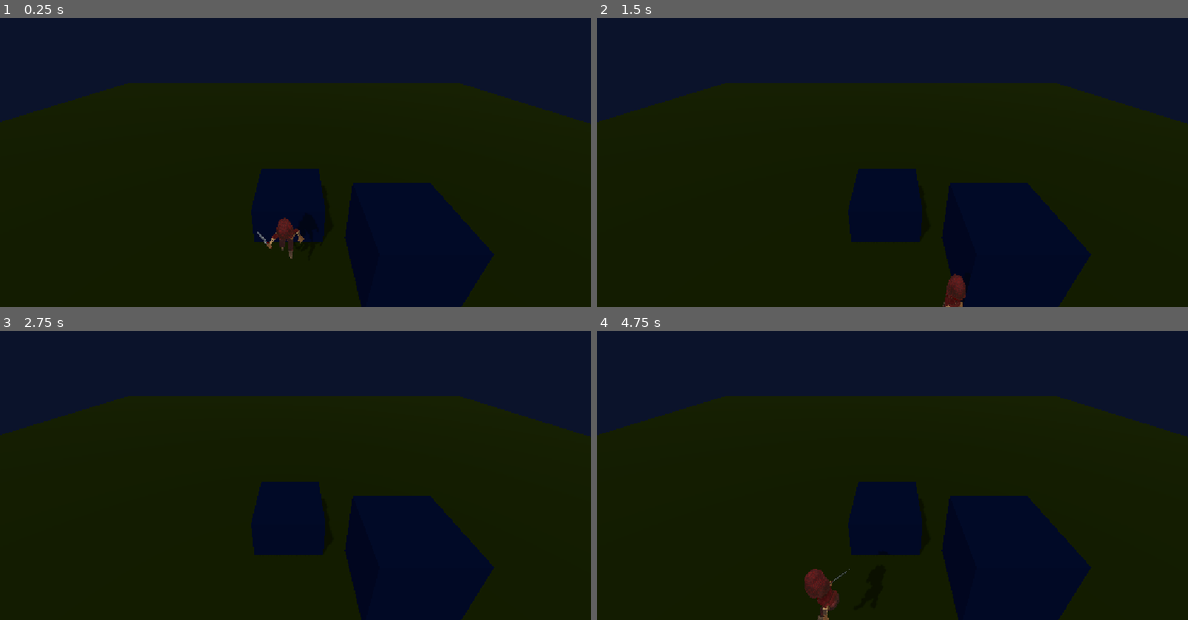
Above: before the commit, frames 1-4 (two rows, left to right).
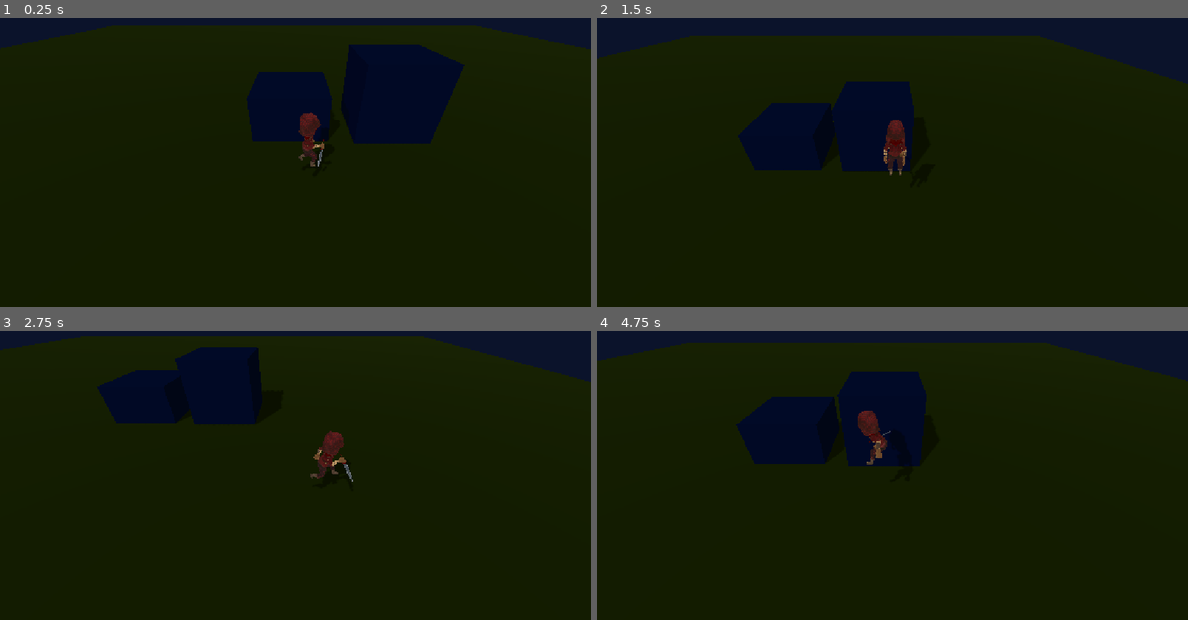
Above: after the commit, the same moments.

Repository: Anngiw/Proyectos-Talleres-Juegos
Game: Godot game, scene res://scenes/world/world.tscn
Same seed, same stepped clock (60 frames per second), same inputs: the game is played once before the commit and once after it.
Inputs:
- Up to frame 1 (0.25 s): no input
- Up to frame 2 (1.5 s): hold D (move_right) 0.53-1.28 s; hold Shift (correr, bound only after the commit) 0.53-1.28 s; tap Space (saltar) at 0.77 s; hold S (move_down) from 1.28 s (still down); tap Shift (correr, bound only after the commit) at 1.35 s
- Up to frame 3 (2.75 s): tap Space (saltar) at 1.52 s; release S (move_down) at 2.03 s; hold D (move_right) from 2.03 s (still down); hold Shift (correr, bound only after the commit) from 2.03 s (still down)
- Up to frame 4 (4.75 s): release D (move_right) at 2.78 s; release Shift (correr, bound only after the commit) at 2.78 s; hold W (move_up) 2.78-3.53 s; tap Shift (correr, bound only after the commit) at 2.85, 4.35 s; tap Space (saltar) at 3.02, 3.77, 4.52 s; hold Shift (correr, bound only after the commit) 3.53-4.28 s; hold A (move_left) from 3.53 s (still down)

The runs differ from the first frame. In frame 1, 36% of the frame differs, in the area x 0-100%, y 2-100%; in frame 2, 35%; in frame 3, 32%; in frame 4, 36%, in the area x 0-100%, y 4-100%.

Commit message:
T7 N2 - Parametros de movimiento, arranque, frenado y salto optimizados

Diff:
--- a/project.godot
+++ b/project.godot
@@ -51,6 +51,11 @@
 "events": [Object(InputEventKey,"resource_local_to_scene":false,"resource_name":"","device":-1,"window_id":0,"alt_press …(191 unchanged characters)…
 ]
 }
+correr={
+"deadzone": 0.2,
+"events": [Object(InputEventKey,"resource_local_to_scene":false,"resource_name":"","device":-1,"window_id":0,"alt_pressed":false,"shift_pressed":false,"ctrl_pressed":false,"meta_pressed":false,"pressed":false,"keycode":0,"physical_keycode":4194325,"key_label":0,"unicode":0,"location":0,"echo":false,"script":null)
+]
+}
 
 [physics]
 
--- a/scenes/characters/personaje.gd
+++ b/scenes/characters/personaje.gd
@@ -1,14 +1,18 @@
 extends CharacterBody3D
 
-@export var speed: float = 5.0
+@export var camara: Camera3D
+@export var speed_caminar: float = 2.5
+@export var speed_correr: float = 5.0
+@export var tiempo_arranque: float = 0.25
 @export var gravedad: float = 20.0
 @export var altura_salto: float = 1.5
 @onready var anim = $Modelo/Rogue/AnimationPlayer
 
-# Enchufes: otros scripts (las acciones del juego) cambian estas tres variables.
+# Enchufes: otros scripts (las acciones del juego) cambian estas variables.
 var multiplicador = 1.0     # 1 = rapidez normal, 0.5 = la mitad, 0 = quieto
 var empuje = Vector3.ZERO   # velocidad extra en m/s (dash, retroceso)
 var accion = ""             # animación de la acción; "" = ninguna
+var avance = Vector3.ZERO   # [NOTA ASIGNADA POR CAMBIO DE DISEÑO 2.5D A 3.0D] La parte de la velocidad que dan las teclas[cite: 11]
 
 
 func _physics_process(delta):
@@ -18,28 +22,38 @@
 	elif Input.is_action_just_pressed("saltar"):
 		velocity.y = sqrt(2 * gravedad * altura_salto)
 
-	# --- Movimiento en X y Z (Ejes horizontales) -----------------------------
+	# --- Movimiento en X y Z con Cámara, Correr, Arranque y Frenado --------
 	var entrada = Input.get_vector("move_left", "move_right", "move_up", "move_down")
-	var direccion = Vector3(entrada.x, 0.0, entrada.y)
 
-	velocity.x = direccion.x * speed * multiplicador + empuje.x
-	velocity.z = direccion.z * speed * multiplicador + empuje.z
+	var giro_cam = camara.global_rotation.y if camara else 0.0
+	var direction = Vector3(entrada.x, 0.0, entrada.y).rotated(Vector3.UP, giro_cam).normalized()
 
-	# --- Rotación suave hacia donde camina -----------------------------------
-	var se_mueve := direccion != Vector3.ZERO and multiplicador > 0.0
-	if se_mueve:
-		var objetivo := atan2(direccion.x, direccion.z)
-		rotation.y = objetivo
+	var corre = Input.is_action_pressed("correr")
+	var speed = speed_correr if corre else speed_caminar
+
+	var objetivo = direction * speed * multiplicador
+	var paso = (speed / tiempo_arranque) * delta
+
+	avance = avance.move_toward(objetivo, paso)
+
+	velocity.x = avance.x + empuje.x
+	velocity.z = avance.z + empuje.z
+
+	# --- Rotación suave hacia donde camina según la cámara -------------------
+	if direction.length() > 0:
+		basis = Basis.looking_at(direction)
 
 	# --- Control de Animaciones ----------------------------------------------
 	if accion != "":
 		anim.play(accion)
 	elif not is_on_floor():
 		anim.play("Roll" if velocity.y > 0 else "Idle")
-	elif se_mueve:
-		anim.play("Walk")
+	elif avance.length() > speed_caminar + 0.1:
+		anim.play("Run") #Animación de correr / sprint
+	elif avance.length() > 0.1:
+		anim.play("Walk") #Animación de caminar
 	else:
-		anim.play("Idle")
+		anim.play("Idle") #Quieto
 
 	move_and_slide()
 	_prueba()
@@ -107,7 +121,7 @@
 
 func _resumen():
 	var t = "posición " + str(global_position.snappedf(0.01))
-	t += " · rapidez " + str(snappedf(absf(velocity.x), 0.01))
+	t += " · rapidez " + str(snappedf(avance.length(), 0.01))
 	t += " · y " + str(snappedf(global_position.y, 0.01))
 	t += " · animación " + str(anim.current_animation)
 	for nodo in _con_estado():
--- a/scenes/characters/personaje.tscn
+++ b/scenes/characters/personaje.tscn
@@ -1,20 +1,25 @@
-[gd_scene load_steps=4 format=3]
+[gd_scene format=3 uid="uid://2f31l2kl22ts"]
 
-[ext_resource type="Script" path="res://scenes/characters/personaje.gd" id="1_script"]
-[ext_resource type="PackedScene" path="res://assets/characters/seekers/glTF-20261028T010738Z-1-001/glTF/Rogue.gltf" id="2_rogue"]
+[ext_resource type="Script" uid="uid://cew1xkskbk0p1" path="res://scenes/characters/personaje.gd" id="1_script"]
+[ext_resource type="PackedScene" uid="uid://65c1udijd0dn" path="res://assets/characters/seekers/glTF-20261028T010738Z-1-001/glTF/Rogue.gltf" id="2_rogue"]
 
 [sub_resource type="CapsuleShape3D" id="CapsuleShape3D_rogue"]
 radius = 0.4
 height = 1.8
 
-[node name="Personaje" type="CharacterBody3D"]
+[node name="Personaje" type="CharacterBody3D" unique_id=1743000221]
 script = ExtResource("1_script")
+speed_caminar = 3.5
+speed_correr = 6.0
+tiempo_arranque = 0.18
+gravedad = 14.0
+altura_salto = 1.8
 
-[node name="CollisionShape3D" type="CollisionShape3D" parent="."]
+[node name="CollisionShape3D" type="CollisionShape3D" parent="." unique_id=758470372]
 transform = Transform3D(1, 0, 0, 0, 1, 0, 0, 0, 1, 0, 0.9, 0)
 shape = SubResource("CapsuleShape3D_rogue")
 
-[node name="Modelo" type="Node3D" parent="."]
+[node name="Modelo" type="Node3D" parent="." unique_id=1040158769]
 
-[node name="Rogue" parent="Modelo" instance=ExtResource("2_rogue")]
-transform = Transform3D(0.6, 0, 0, 0, 0.6, 0, 0, 0, 0.6, 0, 0, 0)
+[node name="Rogue" parent="Modelo" unique_id=1105018699 instance=ExtResource("2_rogue")]
+transform = Transform3D(-0.6, 0, -5.2453668e-08, 0, 0.6, 0, 5.2453668e-08, 0, -0.6, 0, 0, 0)
--- a/scenes/world/world.tscn
+++ b/scenes/world/world.tscn
@@ -28,11 +28,6 @@
 
 [node name="World" type="Node3D" unique_id=1399488168]
 
-[node name="MainCamera" type="Camera3D" parent="." unique_id=1275940355]
-transform = Transform3D(1, 0, 0, 0, 0.89415425, 0.44775906, 0, -0.44775906, 0.89415425, 0.29071808, 8.260658, 10)
-script = ExtResource("3_camara")
-objetivo = NodePath("../Personaje")
-
 [node name="Nodo de Luz" type="DirectionalLight3D" parent="." unique_id=1056099398]
 transform = Transform3D(0.8660254, 0.3535534, -0.3535534, 0, 0.7071068, 0.7071068, 0.5, -0.61237246, 0.61237246, 0, 13.815498, 0)
 light_color = Color(0.043137256, 0.07450981, 0.16862746, 1)
@@ -52,13 +47,19 @@
 transform = Transform3D(1, 0, 0, 0, 1, 0, 0, 0, 1, -0.007047653, -0.49365455, -0.01290226)
 mesh = SubResource("BoxMesh_dphjl")
 
-[node name="Personaje" parent="." unique_id=1837990298 instance=ExtResource("2_personaje")]
+[node name="MainCamera" type="Camera3D" parent="." unique_id=1275940355 node_paths=PackedStringArray("objetivo")]
+transform = Transform3D(1, 0, 0, 0, 0.81915206, 0.57357645, 0, -0.57357645, 0.81915206, 0, 5, 10.579028)
+script = ExtResource("3_camara")
+objetivo = NodePath("../Personaje")
+
+[node name="Personaje" parent="." unique_id=1837990298 node_paths=PackedStringArray("camara") instance=ExtResource("2_personaje")]
 transform = Transform3D(1, 0, 0, 0, 1, 0, 0, 0, 1, 0, 0.5, 5.385372)
-prueba = 4
+camara = NodePath("../MainCamera")
+prueba = 2
 accion_prueba = "saltar"
 
 [node name="Plataforma3" type="StaticBody3D" parent="." unique_id=485200372]
-transform = Transform3D(1, 0, 0, 0, 1, 0, 0, 0, 1, 4, 1.5481188, 4.752162)
+transform = Transform3D(1, 0, 0, 0, 1, 0, 0, 0, 1, 4, 1.5481188, 2.1627402)
 
 [node name="CollisionShape3D" type="CollisionShape3D" parent="Plataforma3" unique_id=1562082648]
 shape = SubResource("BoxShape3D_8dto7")
Not shown: 1 places in scenes/world/world.tscn that only renumber resources
